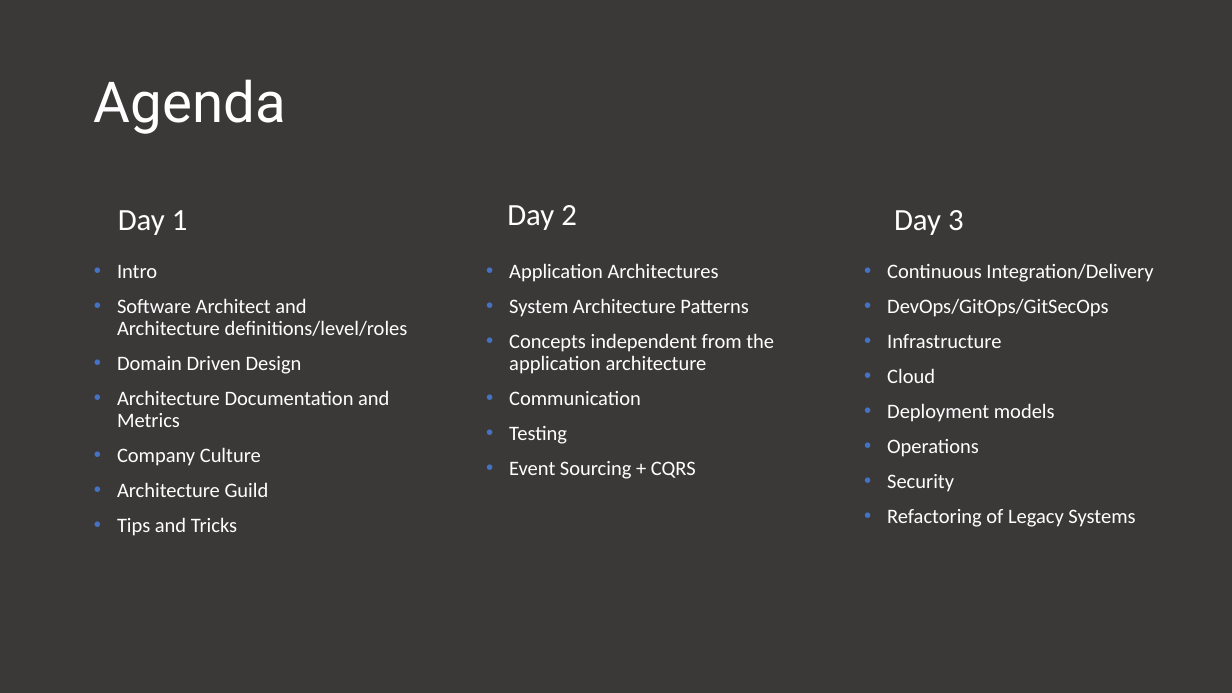
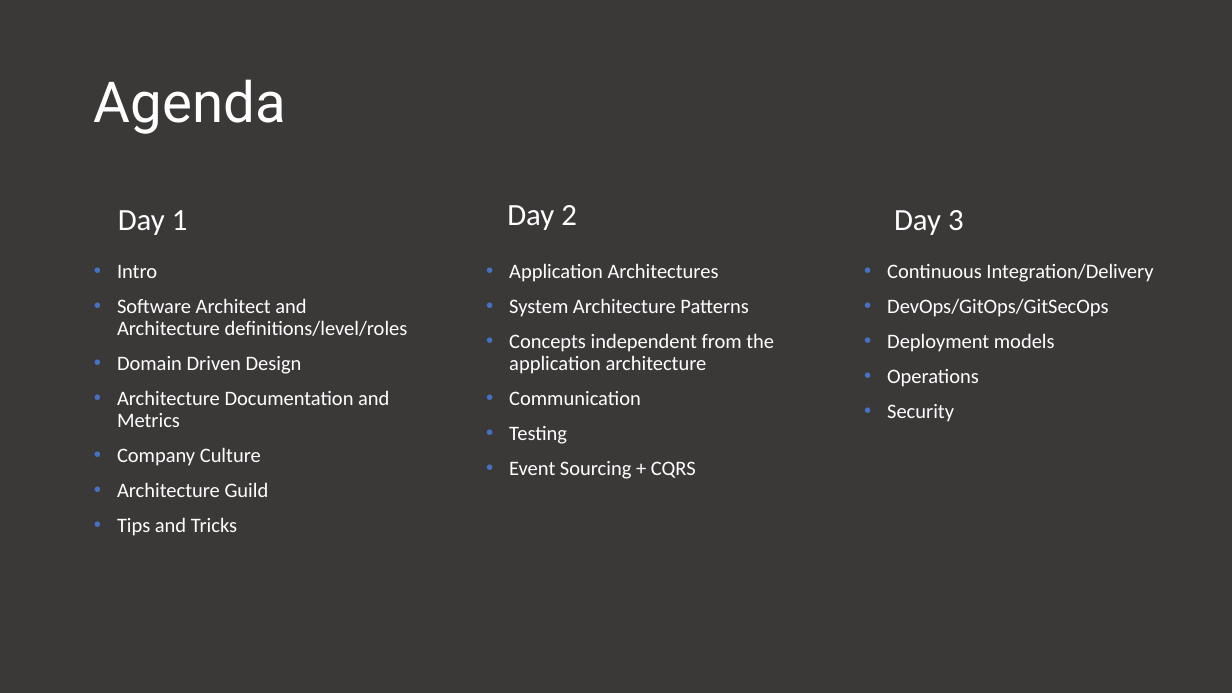
Before and after one commit to mateuszdyminski/architecture, a slide deck: slide 3 of Agenda.pptx. Drawn at 1232x693 pixels with LibreOffice and Linux fonts; fonts in the diff are those of the drawing. Boxes give left, top, right and bottom in pixels: in the first picture for what was removed or moved away, otherwise in the second. Text is boxed around its words. In the diff, an @@ line names an element or a change of style, - is before the commit and + after.

```diff
--- a/Agenda.pptx
+++ b/Agenda.pptx
@@ text at [887,334,1001,383]: paragraphs removed @@
-• Infrastructure
-• Cloud
@@ text at [887,509,1135,527]: paragraph removed @@
-• Refactoring of Legacy Systems
```
Also in this commit, not shown: 1 other file.
